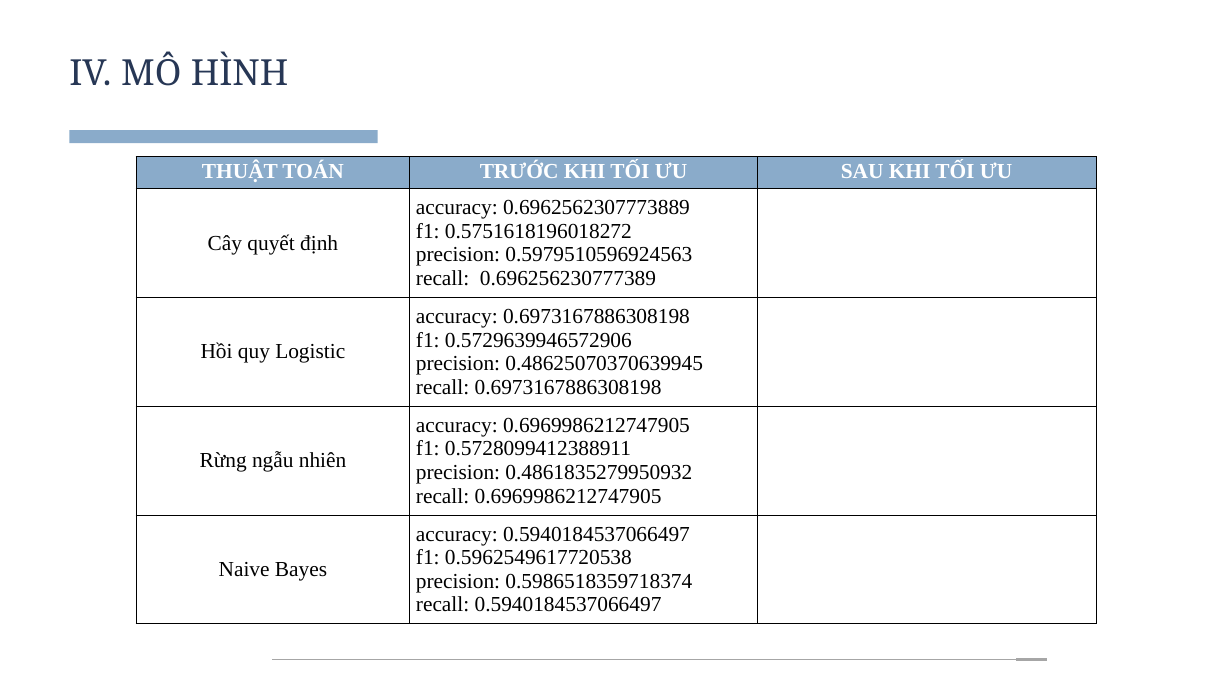
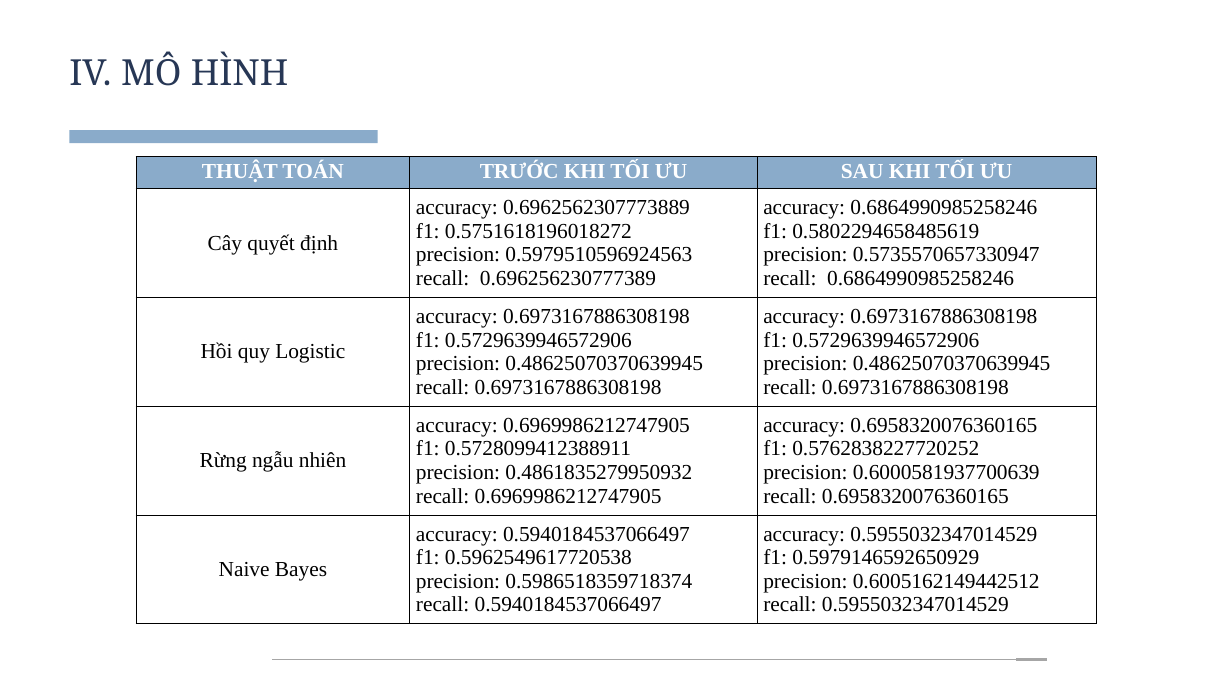
Before and after one commit to n0aHVN/Nhom01_BDML_02, a slide deck: slide 9 of Final/Nhom01.pptx. Drawn at 1232x693 pixels with LibreOffice and Linux fonts; fonts in the diff are those of the drawing. Boxes give left, top, right and bottom in pixels: in the first picture for what was removed or moved away, otherwise in the second. Text is boxed around its words. In the diff, an @@ line names an element or a change of style, - is before the commit and + after.

```diff
--- a/Final/Nhom01.pptx
+++ b/Final/Nhom01.pptx
@@ table at (136, 156, 1096, 623) @@
-row 2, column 3: 
+row 2, column 3: accuracy: 0.6864990985258246 / f1: 0.5802294658485619 / precision: 0.5735570657330947 / recall: 0.6864990985258246
-row 3, column 3: 
+row 3, column 3: accuracy: 0.6973167886308198 / f1: 0.5729639946572906 / precision: 0.48625070370639945 / recall: 0.6973167886308198
-row 4, column 3: 
+row 4, column 3: accuracy: 0.6958320076360165 / f1: 0.5762838227720252 / precision: 0.6000581937700639 / recall: 0.6958320076360165
-row 5, column 3: 
+row 5, column 3: accuracy: 0.5955032347014529 / f1: 0.5979146592650929 / precision: 0.6005162149442512 / recall: 0.5955032347014529
```
Also in this commit, not shown: 1 other slide changed.
